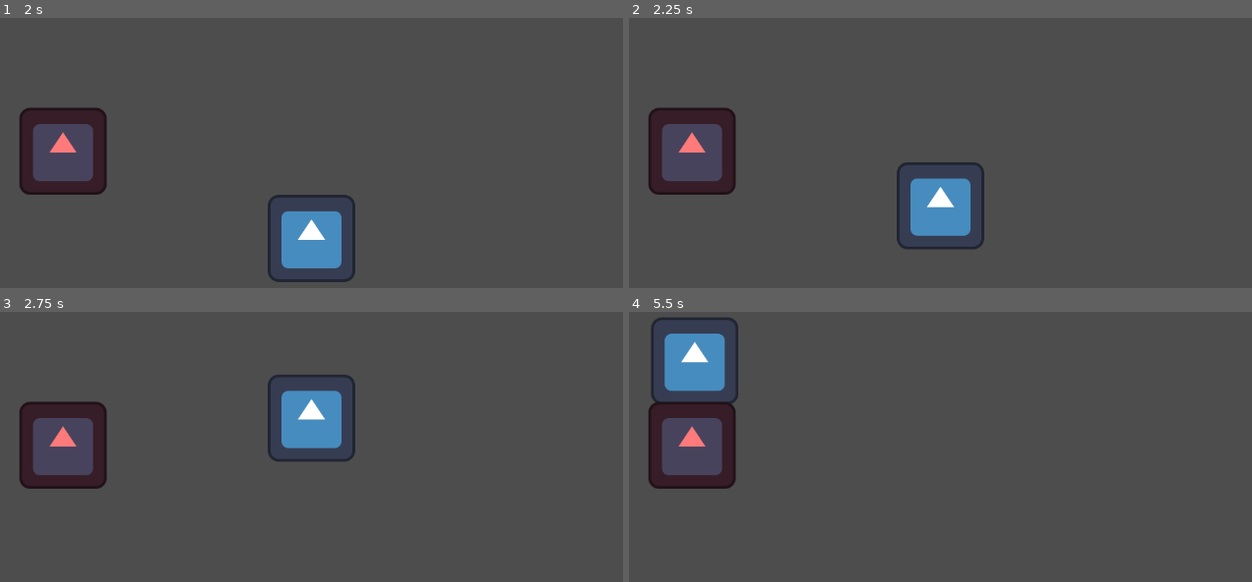
Above: before the commit, frames 1-4 (two rows, left to right).
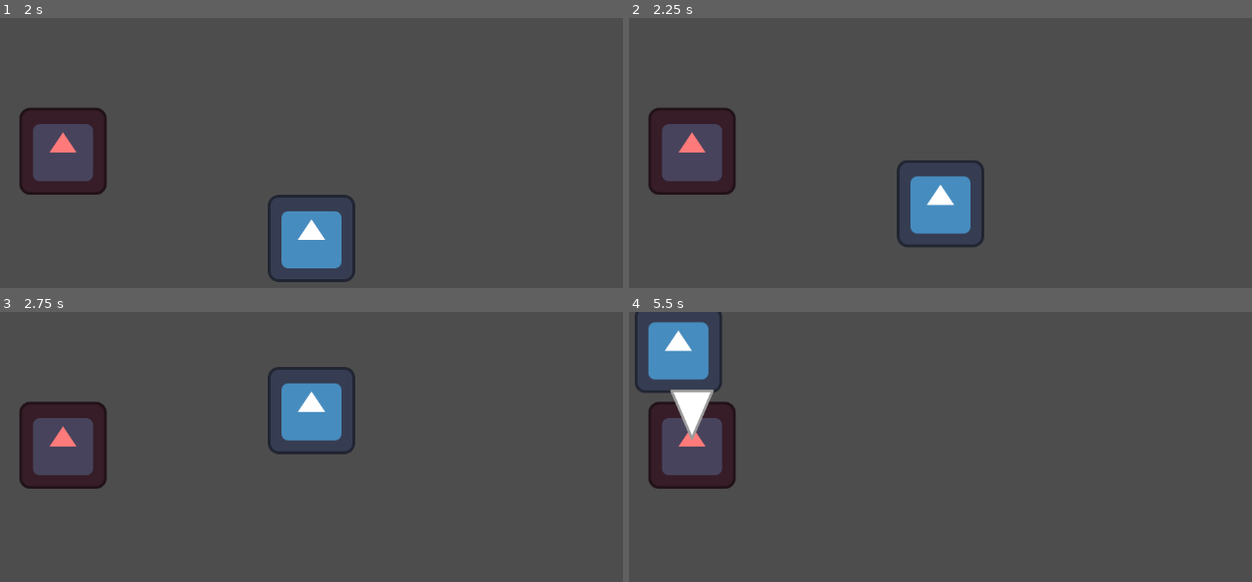
Above: after the commit, the same moments.

Repository: Hokome/Hako
Game: Godot game, scene res://test.tscn
Two runs of this game, one before a commit and one after it. Both use one fixed random seed, a clock stepped at 60 frames per second and the inputs below. The engine's default icon, where the game draws it, is replaced by a stand-in: a white triangle on a blue panel in a dark square.
Inputs (mouse positions are in pixels of both pictures, inside the frame that each line leads up to):
- Up to frame 1 (2 s): click "Play" at 0.5 s; click "Game" at 1.25 s
- Up to frame 2 (2.25 s): tap Enter at 2 s; move the mouse to (outside the picture) at 2.02 s; hold W (move_up) from 2.03 s (still down); tap E (interact, bound only after the commit) at 2.1 s; click (outside the picture) at 2.17 s
- Up to frame 3 (2.75 s): keep holding W (move_up)
- Up to frame 4 (5.5 s): move the mouse to (outside the picture) at 2.77 s; tap E (interact, bound only after the commit) every 0.75 s from 2.85 to 5.1 s; move the mouse to (703, 465) at 3.52 s; release W (move_up) at 3.53 s; hold A (move_left) 3.53-5.03 s; move the mouse to (977, 533) at 4.27 s; click (977, 533) at 4.42 s; move the mouse to (822, 422) at 5.02 s; hold S (move_down) from 5.03 s (still down)

Frame 1 is identical in both runs. In frame 2, 0.7% of the frame differs, in the area x 42-58%, y 52-86%; in frame 3, 1.4%; in frame 4, 3.3%, in the area x 0-18%, y 0-48%.

Commit message:
Interaction

Diff:
--- a/examples/game.tscn
+++ b/examples/game.tscn
@@ -1,10 +1,17 @@
-[gd_scene load_steps=9 format=3 uid="uid://b2gmj0sah4o26"]
+[gd_scene load_steps=12 format=3 uid="uid://b2gmj0sah4o26"]
 
-[ext_resource type="Script" uid="uid://bxiklrsxn3xcm" path="res://gameplay/player_2d.gd" id="1_shnn6"]
+[ext_resource type="Script" uid="uid://bxiklrsxn3xcm" path="res://gameplay/player_top_2d.gd" id="1_shnn6"]
 [ext_resource type="Texture2D" uid="uid://w8ua1ikhwwp0" path="res://icon.svg" id="2_3d44o"]
+[ext_resource type="Script" uid="uid://dpr2lg8us3hgo" path="res://gameplay/pipe_value.gd" id="2_ecbbh"]
 [ext_resource type="Script" uid="uid://pd4mep5e0wo2" path="res://util/capped_int.gd" id="3_kgtcu"]
 [ext_resource type="Script" uid="uid://s3yrms1tsgod" path="res://gameplay/interaction_target_2d.gd" id="4_o48wq"]
 [ext_resource type="Script" uid="uid://crjbxxy2lb82b" path="res://gameplay/interaction_origin_2d.gd" id="4_oqids"]
+[ext_resource type="PackedScene" uid="uid://ctm1xj4vu0dm1" path="res://gameplay/default_interaction_indicator.tscn" id="6_nbgvb"]
+
+[sub_resource type="Resource" id="Resource_nbgvb"]
+script = ExtResource("2_ecbbh")
+base_float = 256.0
+metadata/_custom_type_script = "uid://dpr2lg8us3hgo"
 
 [sub_resource type="CircleShape2D" id="CircleShape2D_3d44o"]
 radius = 63.3877
@@ -21,7 +28,7 @@
 
 [node name="player_2d" type="CharacterBody2D" parent="."]
 script = ExtResource("1_shnn6")
-base_speed = 240.0
+speed = SubResource("Resource_nbgvb")
 metadata/_custom_type_script = "uid://bxiklrsxn3xcm"
 
 [node name="sprite_2d" type="Sprite2D" parent="player_2d"]
@@ -36,11 +43,12 @@
 max_value = 100
 metadata/_custom_type_script = "uid://pd4mep5e0wo2"
 
-[node name="interaction_origin_2d" type="Area2D" parent="player_2d"]
+[node name="interaction_source_2d" type="Area2D" parent="player_2d"]
 script = ExtResource("4_oqids")
+indicator_scene = ExtResource("6_nbgvb")
 metadata/_custom_type_script = "uid://crjbxxy2lb82b"
 
-[node name="collision_shape_2d" type="CollisionShape2D" parent="player_2d/interaction_origin_2d"]
+[node name="collision_shape_2d" type="CollisionShape2D" parent="player_2d/interaction_source_2d"]
 shape = SubResource("CircleShape2D_oqids")
 
 [node name="interaction_target_2d" type="Area2D" parent="."]
@@ -50,6 +58,7 @@
 
 [node name="collision_shape_2d" type="CollisionShape2D" parent="interaction_target_2d"]
 shape = SubResource("CircleShape2D_o48wq")
+metadata/_edit_lock_ = true
 
 [node name="sprite_2d" type="Sprite2D" parent="interaction_target_2d"]
 self_modulate = Color(1, 0.48, 0.48, 1)
--- /dev/null
+++ b/gameplay/default_interaction_indicator.tscn
@@ -0,0 +1,12 @@
+[gd_scene load_steps=3 format=3 uid="uid://ctm1xj4vu0dm1"]
+
+[ext_resource type="Script" uid="uid://c6v113kw61lhu" path="res://gameplay/interaction_indicator_2d.gd" id="1_jerol"]
+[ext_resource type="Texture2D" uid="uid://co3kxsxxqxpco" path="res://icons/interact.svg" id="2_57khb"]
+
+[node name="default_interaction_indicator" type="Node2D"]
+script = ExtResource("1_jerol")
+metadata/_custom_type_script = "uid://c6v113kw61lhu"
+
+[node name="interact" type="Sprite2D" parent="."]
+position = Vector2(0, -50)
+texture = ExtResource("2_57khb")
--- a/gameplay/entity_top_2d.gd
+++ b/gameplay/entity_top_2d.gd
@@ -1,12 +1,12 @@
 extends CharacterBody2D
 class_name EntityTop2D
 
-@export var base_speed: float
+@export var speed: PipeValue
 
 var direction: Vector2:
 	set(val):
 		direction = val.normalized()
 
 func _physics_process(_delta: float) -> void:
-	velocity = direction * base_speed
+	velocity = direction * speed.computef()
 	move_and_slide()
--- /dev/null
+++ b/gameplay/factor_modifier.gd
@@ -0,0 +1,9 @@
+extends Modifier
+class_name FactorModifier
+
+
+func get_priority() -> int:
+	return 1
+
+func get_merge_string() -> String:
+	return "factor"
--- /dev/null
+++ b/gameplay/interaction_indicator_2d.gd
@@ -0,0 +1,31 @@
+extends Node2D
+class_name InteractionIndicator2D
+
+var owning_source: InteractionSource2D
+var current_target: InteractionTarget2D
+
+func _init() -> void:
+	visible = false
+
+func borrow(target: InteractionTarget2D) -> void:
+	visible = true
+	detach(current_target)
+	reparent(target)
+	position = Vector2.ZERO
+	current_target = target
+	target.tree_exiting.connect(recall)
+
+func give_back(target: InteractionTarget2D) -> void:
+	if target != current_target:
+		return
+	detach(target)
+	recall()
+
+func detach(target: InteractionTarget2D) -> void:
+	if !target: return
+	if target.tree_exiting.is_connected(recall):
+		target.tree_exiting.disconnect(recall)
+
+func recall() -> void:
+	reparent(owning_source)
+	visible = false
--- a/gameplay/interaction_origin_2d.gd
+++ b/gameplay/interaction_origin_2d.gd
@@ -1,5 +1,56 @@
 extends Area2D
-class_name InteractionOrigin2D
+class_name InteractionSource2D
+
+@export var indicator_scene: PackedScene
+var indicator: InteractionIndicator2D
+
+var targets: Array[InteractionTarget2D]
+var selected: InteractionTarget2D:
+	set(val):
+		if selected == val:
+			return
+
+		if selected:
+			selected.deselect(self)
+
+		selected = val
+		if selected:
+			selected.select(self)
+
+func _ready() -> void:
+	area_entered.connect(_on_area_entered)
+	area_exited.connect(_on_area_exited)
+
+	indicator = indicator_scene.instantiate()
+	indicator.owning_source = self
+	add_child(indicator)
 
 func _physics_process(_delta: float) -> void:
-	pass
+	selected = select_target()
+
+func _unhandled_input(event: InputEvent) -> void:
+	if !event.is_pressed() or event.is_echo():
+		return
+
+	if event.is_action("interact"):
+		if selected:
+			selected.interact(self)
+
+func select_target() -> InteractionTarget2D:
+	var closest: InteractionTarget2D = null
+	var closest_distance := INF
+
+	for target in targets:
+		var distance := target.global_position.distance_squared_to(global_position)
+		if distance < closest_distance:
+			closest = target
+			closest_distance = distance
+
+	return closest
+
+func _on_area_entered(area: Area2D) -> void:
+	if area is InteractionTarget2D:
+		targets.push_back(area)
+
+func _on_area_exited(area: Area2D) -> void:
+	targets.erase(area)
--- a/gameplay/interaction_target_2d.gd
+++ b/gameplay/interaction_target_2d.gd
@@ -1,8 +1,17 @@
 extends Area2D
 class_name InteractionTarget2D
 
-signal targeted(bool)
-signal interacted(InteractionOrigin2D)
+signal interacted(InteractionSource2D)
+signal selected(InteractionSource2D)
+signal deselected(InteractionSource2D)
 
-func interact(origin: InteractionOrigin2D) -> void:
+func select(source: InteractionSource2D) -> void:
+	source.indicator.borrow(self)
+	selected.emit(source)
+
+func deselect(source: InteractionSource2D) -> void:
+	source.indicator.give_back(self)
+	deselected.emit(source)
+
+func interact(origin: InteractionSource2D) -> void:
 	interacted.emit(origin)
--- /dev/null
+++ b/gameplay/modifier.gd
@@ -0,0 +1,18 @@
+@abstract
+extends Resource
+class_name Modifier
+
+func get_priority() -> int:
+	return 0
+
+func get_merge_string() -> String:
+	return ""
+
+func merge(_other: Modifier) -> void:
+	pass
+
+func pipei(current: int) -> int:
+	return current
+
+func pipef(current: float) -> float:
+	return current
--- a/gameplay/pipe_value.gd
+++ b/gameplay/pipe_value.gd
@@ -4,18 +4,35 @@
 @export var base_int: int
 @export var base_float: float
 
-var modifiers: Array[ValueModifier] = []
+var _merge_table: Dictionary[String, Modifier] = {}
+var _modifiers: Array[Modifier] = []
 
 func computei() -> int:
 	var temporary_value := base_int
-	for m in modifiers:
+	for m in _modifiers:
 		temporary_value = m.pipei(temporary_value)
 
 	return temporary_value
 
 func computef() -> float:
 	var temporary_value := base_float
-	for m in modifiers:
+	for m in _modifiers:
 		temporary_value = m.pipef(temporary_value)
 
 	return temporary_value
+
+func apply_modifier(modifier: Modifier) -> void:
+	var merge_string := modifier.get_merge_string()
+	if !merge_string.is_empty():
+		var existing: Modifier = _merge_table.get(merge_string)
+		if existing:
+			existing.merge(modifier)
+		else:
+			_modifiers.push_back(modifier)
+	else:
+		_modifiers.push_back(modifier)
+
+	# always sort because merging could potentially affect priority
+	_modifiers.sort_custom(cmp_modifiers)
+
+func cmp_modifiers(a: Modifier, b: Modifier) -> bool: return a.get_priority() < b.get_priority()
--- /dev/null
+++ b/gameplay/status_effect.gd
@@ -0,0 +1,15 @@
+@abstract
+extends Timer
+class_name StatusEffect
+
+func apply(_entity: Entity2D) -> void:
+	pass
+
+func cure(_entity: Entity2D) -> void:
+	pass
+
+func merge() -> void:
+	pass
+
+func merge_string() -> StringName:
+	return &"status"
--- a/gameplay/value_modifier.gd
+++ /dev/null
@@ -1,8 +0,0 @@
-extends Resource
-class_name ValueModifier
-
-func pipei(current: int) -> int:
-	return current
-
-func pipef(current: float) -> float:
-	return current
--- /dev/null
+++ b/icons/cancel.svg
@@ -0,0 +1,67 @@
+<?xml version="1.0" encoding="UTF-8" standalone="no"?>
+<!-- Created with Inkscape (http://www.inkscape.org/) -->
+
+<svg
+   width="100"
+   height="100"
+   viewBox="0 0 100 100"
+   version="1.1"
+   id="svg1"
+   inkscape:version="1.4 (e7c3feb100, 2024-10-09)"
+   inkscape:export-filename="bitmap.png"
+   inkscape:export-xdpi="96"
+   inkscape:export-ydpi="96"
+   sodipodi:docname="cancel.svg"
+   xmlns:inkscape="http://www.inkscape.org/namespaces/inkscape"
+   xmlns:sodipodi="http://sodipodi.sourceforge.net/DTD/sodipodi-0.dtd"
+   xmlns="http://www.w3.org/2000/svg"
+   xmlns:svg="http://www.w3.org/2000/svg">
+  <sodipodi:namedview
+     id="namedview1"
+     pagecolor="#505050"
+     bordercolor="#ffffff"
+     borderopacity="1"
+     inkscape:showpageshadow="0"
+     inkscape:pageopacity="0"
+     inkscape:pagecheckerboard="1"
+     inkscape:deskcolor="#505050"
+     inkscape:document-units="px"
+     inkscape:zoom="5.6568542"
+     inkscape:cx="40.12831"
+     inkscape:cy="27.577165"
+     inkscape:window-width="2560"
+     inkscape:window-height="1368"
+     inkscape:window-x="0"
+     inkscape:window-y="0"
+     inkscape:window-maximized="1"
+     inkscape:current-layer="layer1"
+     showgrid="true">
+    <inkscape:grid
+       id="grid1"
+       units="px"
+       originx="0"
+       originy="0"
+       spacingx="10"
+       spacingy="10"
+       empcolor="#0099e5"
+       empopacity="0.30196078"
+       color="#0099e5"
+       opacity="0.14901961"
+       empspacing="5"
+       dotted="false"
+       gridanglex="30"
+       gridanglez="30"
+       visible="true" />
+  </sodipodi:namedview>
+  <defs
+     id="defs1" />
+  <g
+     inkscape:label="Layer 1"
+     inkscape:groupmode="layer"
+     id="layer1">
+    <path
+       style="fill:#ffffff;stroke:#9c9c9c;stroke-width:3.77953;stroke-linecap:round;stroke-linejoin:round"
+       d="M 20,90 50,60 80,90 90,80 60,50 90,20 80,10 50,40 20,10 10,20 40,50 10,80 Z"
+       id="path1" />
+  </g>
+</svg>
--- /dev/null
+++ b/icons/exit.svg
@@ -0,0 +1,72 @@
+<?xml version="1.0" encoding="UTF-8" standalone="no"?>
+<!-- Created with Inkscape (http://www.inkscape.org/) -->
+
+<svg
+   width="100"
+   height="100"
+   viewBox="0 0 100 100"
+   version="1.1"
+   id="svg1"
+   inkscape:version="1.4 (e7c3feb100, 2024-10-09)"
+   inkscape:export-filename="bitmap.png"
+   inkscape:export-xdpi="96"
+   inkscape:export-ydpi="96"
+   sodipodi:docname="exit.svg"
+   xmlns:inkscape="http://www.inkscape.org/namespaces/inkscape"
+   xmlns:sodipodi="http://sodipodi.sourceforge.net/DTD/sodipodi-0.dtd"
+   xmlns="http://www.w3.org/2000/svg"
+   xmlns:svg="http://www.w3.org/2000/svg">
+  <sodipodi:namedview
+     id="namedview1"
+     pagecolor="#505050"
+     bordercolor="#ffffff"
+     borderopacity="1"
+     inkscape:showpageshadow="0"
+     inkscape:pageopacity="0"
+     inkscape:pagecheckerboard="1"
+     inkscape:deskcolor="#505050"
+     inkscape:document-units="px"
+     inkscape:zoom="5.6568542"
+     inkscape:cx="20.152543"
+     inkscape:cy="47.199378"
+     inkscape:window-width="2560"
+     inkscape:window-height="1368"
+     inkscape:window-x="0"
+     inkscape:window-y="0"
+     inkscape:window-maximized="1"
+     inkscape:current-layer="layer1"
+     showgrid="true">
+    <inkscape:grid
+       id="grid1"
+       units="px"
+       originx="0"
+       originy="0"
+       spacingx="10"
+       spacingy="10"
+       empcolor="#0099e5"
+       empopacity="0.30196078"
+       color="#0099e5"
+       opacity="0.14901961"
+       empspacing="5"
+       dotted="false"
+       gridanglex="30"
+       gridanglez="30"
+       visible="true" />
+  </sodipodi:namedview>
+  <defs
+     id="defs1" />
+  <g
+     inkscape:label="Layer 1"
+     inkscape:groupmode="layer"
+     id="layer1">
+    <path
+       style="fill:#ffffff;stroke:#9c9c9c;stroke-width:3.77953;stroke-linecap:round;stroke-linejoin:round"
+       d="M 10,10 H 60 V 90 H 10 V 10"
+       id="path1" />
+    <path
+       style="fill:#ffffff;fill-opacity:1;stroke:#9c9c9c;stroke-width:3.77953;stroke-linecap:round;stroke-linejoin:round"
+       d="M 30,40 H 70 V 30 L 90,50 70,70 V 60 H 30"
+       id="path3"
+       sodipodi:nodetypes="ccccccc" />
+  </g>
+</svg>
--- /dev/null
+++ b/icons/interact.svg
@@ -0,0 +1,67 @@
+<?xml version="1.0" encoding="UTF-8" standalone="no"?>
+<!-- Created with Inkscape (http://www.inkscape.org/) -->
+
+<svg
+   width="100"
+   height="100"
+   viewBox="0 0 100 100"
+   version="1.1"
+   id="svg1"
+   inkscape:version="1.4 (e7c3feb100, 2024-10-09)"
+   inkscape:export-filename="bitmap.png"
+   inkscape:export-xdpi="96"
+   inkscape:export-ydpi="96"
+   sodipodi:docname="interact.svg"
+   xmlns:inkscape="http://www.inkscape.org/namespaces/inkscape"
+   xmlns:sodipodi="http://sodipodi.sourceforge.net/DTD/sodipodi-0.dtd"
+   xmlns="http://www.w3.org/2000/svg"
+   xmlns:svg="http://www.w3.org/2000/svg">
+  <sodipodi:namedview
+     id="namedview1"
+     pagecolor="#505050"
+     bordercolor="#ffffff"
+     borderopacity="1"
+     inkscape:showpageshadow="0"
+     inkscape:pageopacity="0"
+     inkscape:pagecheckerboard="1"
+     inkscape:deskcolor="#505050"
+     inkscape:document-units="px"
+     inkscape:zoom="5.6568542"
+     inkscape:cx="24.041631"
+     inkscape:cy="49.143922"
+     inkscape:window-width="2560"
+     inkscape:window-height="1368"
+     inkscape:window-x="0"
+     inkscape:window-y="0"
+     inkscape:window-maximized="1"
+     inkscape:current-layer="layer1"
+     showgrid="true">
+    <inkscape:grid
+       id="grid1"
+       units="px"
+       originx="0"
+       originy="0"
+       spacingx="10"
+       spacingy="10"
+       empcolor="#0099e5"
+       empopacity="0.30196078"
+       color="#0099e5"
+       opacity="0.14901961"
+       empspacing="5"
+       dotted="false"
+       gridanglex="30"
+       gridanglez="30"
+       visible="true" />
+  </sodipodi:namedview>
+  <defs
+     id="defs1" />
+  <g
+     inkscape:label="Layer 1"
+     inkscape:groupmode="layer"
+     id="layer1">
+    <path
+       style="fill:#ffffff;stroke:#9c9c9c;stroke-width:3.77953;stroke-linecap:round;stroke-linejoin:round;fill-opacity:1;stroke-opacity:1"
+       d="M 50,90 20,20 h 60 z"
+       id="path1" />
+  </g>
+</svg>
--- /dev/null
+++ b/icons/ok.svg
@@ -0,0 +1,67 @@
+<?xml version="1.0" encoding="UTF-8" standalone="no"?>
+<!-- Created with Inkscape (http://www.inkscape.org/) -->
+
+<svg
+   width="100"
+   height="100"
+   viewBox="0 0 100 100"
+   version="1.1"
+   id="svg1"
+   inkscape:version="1.4 (e7c3feb100, 2024-10-09)"
+   inkscape:export-filename="bitmap.png"
+   inkscape:export-xdpi="96"
+   inkscape:export-ydpi="96"
+   sodipodi:docname="ok.svg"
+   xmlns:inkscape="http://www.inkscape.org/namespaces/inkscape"
+   xmlns:sodipodi="http://sodipodi.sourceforge.net/DTD/sodipodi-0.dtd"
+   xmlns="http://www.w3.org/2000/svg"
+   xmlns:svg="http://www.w3.org/2000/svg">
+  <sodipodi:namedview
+     id="namedview1"
+     pagecolor="#505050"
+     bordercolor="#ffffff"
+     borderopacity="1"
+     inkscape:showpageshadow="0"
+     inkscape:pageopacity="0"
+     inkscape:pagecheckerboard="1"
+     inkscape:deskcolor="#505050"
+     inkscape:document-units="px"
+     inkscape:zoom="2"
+     inkscape:cx="-161.5"
+     inkscape:cy="18.5"
+     inkscape:window-width="2560"
+     inkscape:window-height="1368"
+     inkscape:window-x="0"
+     inkscape:window-y="0"
+     inkscape:window-maximized="1"
+     inkscape:current-layer="layer1"
+     showgrid="true">
+    <inkscape:grid
+       id="grid1"
+       units="px"
+       originx="0"
+       originy="0"
+       spacingx="10"
+       spacingy="10"
+       empcolor="#0099e5"
+       empopacity="0.30196078"
+       color="#0099e5"
+       opacity="0.14901961"
+       empspacing="5"
+       dotted="false"
+       gridanglex="30"
+       gridanglez="30"
+       visible="true" />
+  </sodipodi:namedview>
+  <defs
+     id="defs1" />
+  <g
+     inkscape:label="Layer 1"
+     inkscape:groupmode="layer"
+     id="layer1">
+    <path
+       style="fill:#ffffff;stroke:#9c9c9c;stroke-width:3.77953;stroke-linecap:round;stroke-linejoin:round"
+       d="M 10,50 20,40 40,60 80,20 90,30 40,80 Z"
+       id="path1" />
+  </g>
+</svg>
--- /dev/null
+++ b/icons/play.svg
@@ -0,0 +1,67 @@
+<?xml version="1.0" encoding="UTF-8" standalone="no"?>
+<!-- Created with Inkscape (http://www.inkscape.org/) -->
+
+<svg
+   width="100"
+   height="100"
+   viewBox="0 0 100 100"
+   version="1.1"
+   id="svg1"
+   inkscape:version="1.4 (e7c3feb100, 2024-10-09)"
+   inkscape:export-filename="bitmap.png"
+   inkscape:export-xdpi="96"
+   inkscape:export-ydpi="96"
+   sodipodi:docname="play.svg"
+   xmlns:inkscape="http://www.inkscape.org/namespaces/inkscape"
+   xmlns:sodipodi="http://sodipodi.sourceforge.net/DTD/sodipodi-0.dtd"
+   xmlns="http://www.w3.org/2000/svg"
+   xmlns:svg="http://www.w3.org/2000/svg">
+  <sodipodi:namedview
+     id="namedview1"
+     pagecolor="#505050"
+     bordercolor="#ffffff"
+     borderopacity="1"
+     inkscape:showpageshadow="0"
+     inkscape:pageopacity="0"
+     inkscape:pagecheckerboard="1"
+     inkscape:deskcolor="#505050"
+     inkscape:document-units="px"
+     inkscape:zoom="11.313708"
+     inkscape:cx="43.575456"
+     inkscape:cy="48.436815"
+     inkscape:window-width="2560"
+     inkscape:window-height="1368"
+     inkscape:window-x="0"
+     inkscape:window-y="0"
+     inkscape:window-maximized="1"
+     inkscape:current-layer="layer1"
+     showgrid="true">
+    <inkscape:grid
+       id="grid1"
+       units="px"
+       originx="0"
+       originy="0"
+       spacingx="10"
+       spacingy="10"
+       empcolor="#0099e5"
+       empopacity="0.30196078"
+       color="#0099e5"
+       opacity="0.14901961"
+       empspacing="5"
+       dotted="false"
+       gridanglex="30"
+       gridanglez="30"
+       visible="true" />
+  </sodipodi:namedview>
+  <defs
+     id="defs1" />
+  <g
+     inkscape:label="Layer 1"
+     inkscape:groupmode="layer"
+     id="layer1">
+    <path
+       style="fill:#ffffff;stroke:#9c9c9c;stroke-width:3.77953;stroke-linecap:round;stroke-linejoin:round"
+       d="M 20,90 90,50 20,10 Z"
+       id="path1" />
+  </g>
+</svg>
--- /dev/null
+++ b/icons/wrench.svg
@@ -0,0 +1,67 @@
+<?xml version="1.0" encoding="UTF-8" standalone="no"?>
+<!-- Created with Inkscape (http://www.inkscape.org/) -->
+
+<svg
+   width="100"
+   height="100"
+   viewBox="0 0 100 100"
+   version="1.1"
+   id="svg1"
+   inkscape:version="1.4 (e7c3feb100, 2024-10-09)"
+   inkscape:export-filename="bitmap.png"
+   inkscape:export-xdpi="96"
+   inkscape:export-ydpi="96"
+   sodipodi:docname="wrench.svg"
+   xmlns:inkscape="http://www.inkscape.org/namespaces/inkscape"
+   xmlns:sodipodi="http://sodipodi.sourceforge.net/DTD/sodipodi-0.dtd"
+   xmlns="http://www.w3.org/2000/svg"
+   xmlns:svg="http://www.w3.org/2000/svg">
+  <sodipodi:namedview
+     id="namedview1"
+     pagecolor="#505050"
+     bordercolor="#ffffff"
+     borderopacity="1"
+     inkscape:showpageshadow="0"
+     inkscape:pageopacity="0"
+     inkscape:pagecheckerboard="1"
+     inkscape:deskcolor="#505050"
+     inkscape:document-units="px"
+     inkscape:zoom="5.6568542"
+     inkscape:cx="15.909903"
+     inkscape:cy="17.67767"
+     inkscape:window-width="2560"
+     inkscape:window-height="1368"
+     inkscape:window-x="0"
+     inkscape:window-y="0"
+     inkscape:window-maximized="1"
+     inkscape:current-layer="layer1"
+     showgrid="true">
+    <inkscape:grid
+       id="grid1"
+       units="px"
+       originx="0"
+       originy="0"
+       spacingx="10"
+       spacingy="10"
+       empcolor="#0099e5"
+       empopacity="0.30196078"
+       color="#0099e5"
+       opacity="0.14901961"
+       empspacing="5"
+       dotted="false"
+       gridanglex="30"
+       gridanglez="30"
+       visible="true" />
+  </sodipodi:namedview>
+  <defs
+     id="defs1" />
+  <g
+     inkscape:label="Layer 1"
+     inkscape:groupmode="layer"
+     id="layer1">
+    <path
+       style="fill:#ffffff;stroke:#9c9c9c;stroke-width:3.77953;stroke-linecap:round;stroke-linejoin:round"
+       d="M 70,40 20,90 10,80 60,30 V 20 H 70 V 30 H 80 V 10 h 10 v 30 z"
+       id="path1" />
+  </g>
+</svg>
--- a/project.godot
+++ b/project.godot
@@ -64,3 +64,8 @@
 "events": [Object(InputEventKey,"resource_local_to_scene":false,"resource_name":"","device":-1,"window_id":0,"alt_press …(195 unchanged characters)…
 ]
 }
+interact={
+"deadzone": 0.2,
+"events": [Object(InputEventKey,"resource_local_to_scene":false,"resource_name":"","device":-1,"window_id":0,"alt_pressed":false,"shift_pressed":false,"ctrl_pressed":false,"meta_pressed":false,"pressed":false,"keycode":0,"physical_keycode":69,"key_label":0,"unicode":101,"location":0,"echo":false,"script":null)
+]
+}
Renamed: gameplay/entity.gd -> gameplay/entity_2d.gd
Renamed: gameplay/entity.gd.uid -> gameplay/entity_2d.gd.uid
Not shown, added: gameplay/factor_modifier.gd.uid
Not shown, added: gameplay/interaction_indicator_2d.gd.uid
Renamed: gameplay/value_modifier.gd.uid -> gameplay/modifier.gd.uid
Renamed: gameplay/player_2d.gd -> gameplay/player_top_2d.gd
Renamed: gameplay/player_2d.gd.uid -> gameplay/player_top_2d.gd.uid
Not shown, added: gameplay/status_effect.gd.uid
Not shown, added: icons/cancel.svg.import
Not shown, added: icons/exit.svg.import
Not shown, added: icons/interact.svg.import
Not shown, added: icons/ok.svg.import
(and 2 more such lines)
